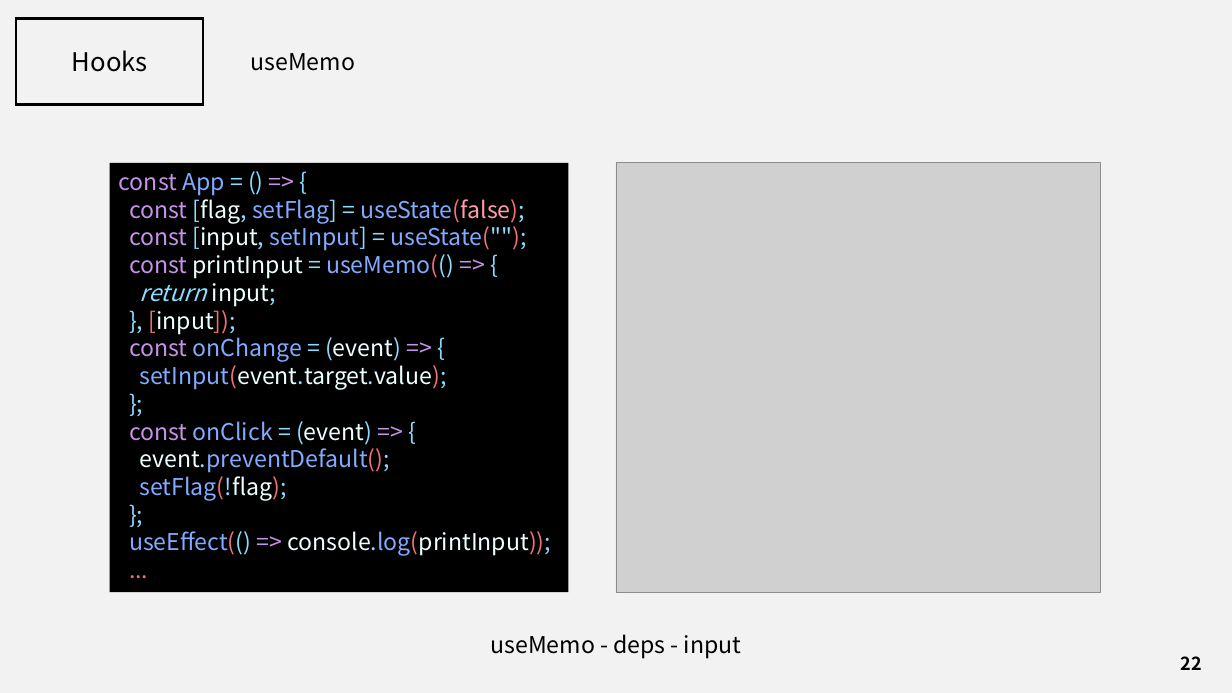
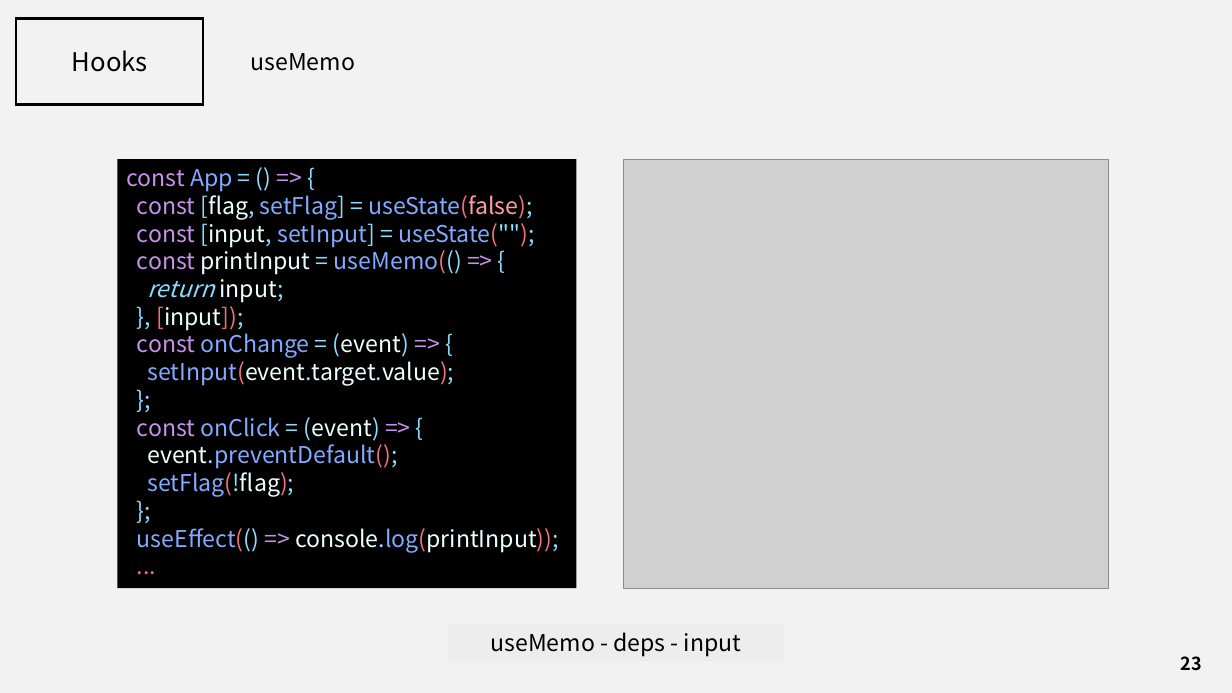
Before and after one commit to J3SUNG/Seminar, a slide deck: slide 23 of 210229_React_Hooks.pptx (slide 22 before the commit). Drawn at 1232x693 pixels with LibreOffice and Linux fonts; fonts in the diff are those of the drawing; grey boxes stand for pictures. Boxes give left, top, right and bottom in pixels: in the first picture for what was removed or moved away, otherwise in the second. Text is boxed around its words. In the diff, an @@ line names an element or a change of style, - is before the commit and + after.

```diff
--- a/210229_React_Hooks.pptx
+++ b/210229_React_Hooks.pptx
@@ rectangle "const App = () => ..." moved from (x1=110, y1=163, x2=569, y2=592) to (x1=117, y1=159, x2=577, y2=588) @@
@@ picture moved from (x1=616, y1=163, x2=1101, y2=592) to (x1=624, y1=159, x2=1108, y2=588) @@
@@ page number at (x1=1181, y1=656, x2=1202, y2=671): text changed @@
-22
+23
```
Also in this commit, not shown: 20 other slides changed, 1 slide added, 1 other file.
